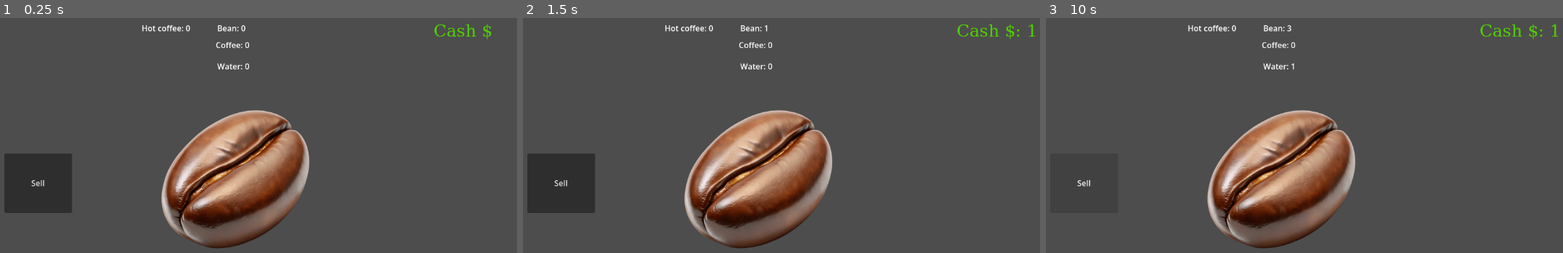
Above: before the commit, frames 1-3 (left to right).
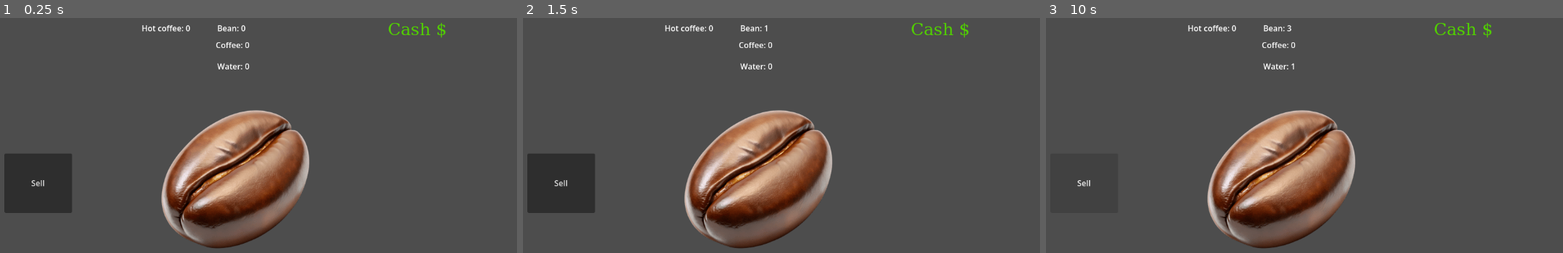
Above: after the commit, the same moments.

Repository: Boltz333/Godot_fun
Game: Godot game, scene res://main.tscn
The game is run twice, just before and just after one commit, with the same random seed, the same clock (stepped at 60 frames per second) and the same inputs.
Inputs (mouse positions are in pixels of both pictures, inside the frame that each line leads up to):
- Up to frame 1 (0.25 s): no input
- Up to frame 2 (1.5 s): click "Sell" at 0.5 s; click (760, 182) at 1.25 s
- Up to frame 3 (10 s): click (1283, 182) at 2 s; click "Sell" at 2.75 s; click (1283, 182) at 3.5 s; click "Sell" at 4.25 s; tap Enter at 5, 6.5, 8 s; tap Space at 5.75, 7.25, 8.75 s

The runs differ from the first frame. In frame 1, 0.4% of the frame differs, in the area x 75-96%, y 2-10%; in frame 2, 0.4%, in the area x 75-100%, y 2-10%; in frame 3, 0.4%.

Commit message:
updated fix

Diff:
--- a/control.gd
+++ b/control.gd
@@ -5,6 +5,7 @@
 var water = 0
 var cupofcoffee = 0
 var money = 0
+
 
 func _on_button_pressed():
 	bean += 1
@@ -19,17 +20,20 @@
 	print("Water generated!")
 	water += 1
 	$water.text = "Water: " + str(water)
-	create_hot_coffee()
+	_create_hot_coffee()
 
-func create_hot_coffee():
-	if coffee >= 10 and water >= 2:
+func _create_hot_coffee():
+	while coffee >= 10 and water >= 2:
 		coffee -= 10
 		water -= 2
+		$water.text = "Water: " + str(water)
 		cupofcoffee += 1
+		print("completed")
 		$cupofcoffee.text = "Cupofcoffee: " + str(cupofcoffee)
 
 func _on_sell_coffee_pressed():
-	if cupofcoffee >=0:
+	if cupofcoffee >=1:
 		cupofcoffee -= 1
 		money += 1
+		$cupofcoffee.text = "Cupofcoffee: " + str(cupofcoffee)
 		$money.text = "Cash $: " + str(money)
--- a/main.tscn
+++ b/main.tscn
@@ -108,10 +108,10 @@
 
 [node name="money" type="Label" parent="Control" unique_id=349490042]
 layout_mode = 0
-offset_left = 1079.0
-offset_top = 4.0
-offset_right = 1179.0
-offset_bottom = 50.0
+offset_left = 987.0
+offset_top = 1.0
+offset_right = 1087.0
+offset_bottom = 47.0
 text = "Cash $"
 label_settings = SubResource("LabelSettings_1bvp3")
 
